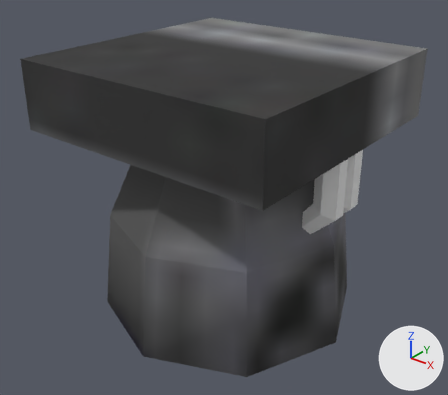
The OBJ model src/main/resources/assets/advancedrocketry/models/block/models/nuclearrocketmotor.obj: old version first, new version second.
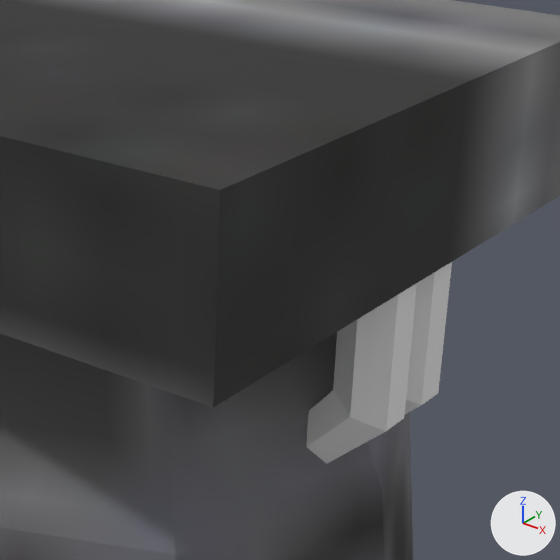
Each version appears first whole from a 50 mm lens placed at (1.824, -2.192, 1.489), pointed at (0.495, -0.531, 0.459), and next in a close-up on the part from 39% to 91% of the width and 10% to 70% of the height. Lighting does not change. The marker at lower right points along +X, +Y and +Z. Where no turn or scale is listed for an object, it has been applied to the vertices. Vertices at the same position are counted once.

The first close-up shows 'rocketmotor'.
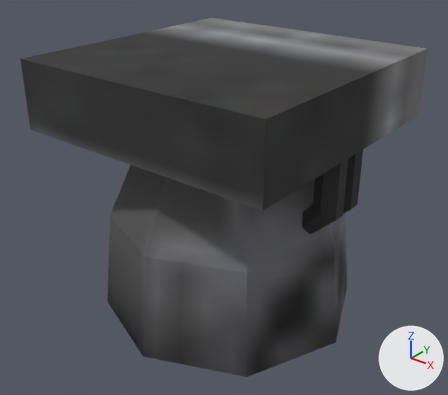
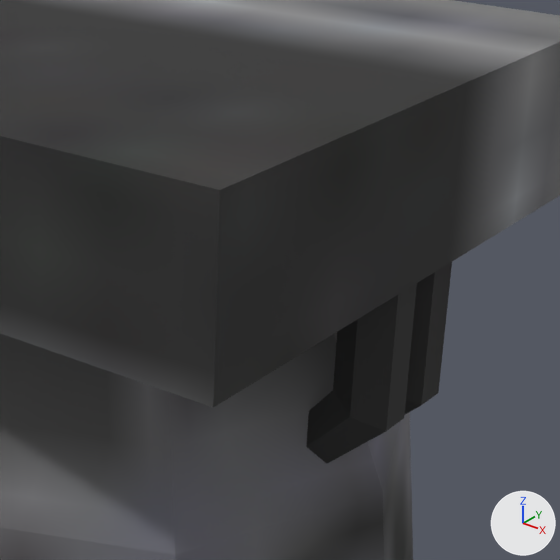
Where the change shows, as pixel boxes [x1, y1, x2, y2] in the close-ups (560 x 560 px):
part 1 of me_rocketmotor, recoloured (grey to black)
    both: [306, 262, 452, 464]

The edits, one by one:
me_rocketmotor has 108 vertices, 162 faces and spans x -0.001..1.0, y -1.0..0.001, z 0.005..1.0.
me_rocketmotor is used by ob_rocketmotor; location (0.0, 0.0, 0.0).
me_rocketmotor part 1: all 96 faces that had it switch from mat_material_002 (white #e7e7e7) to mat_material (picture img_nuclearengine).
